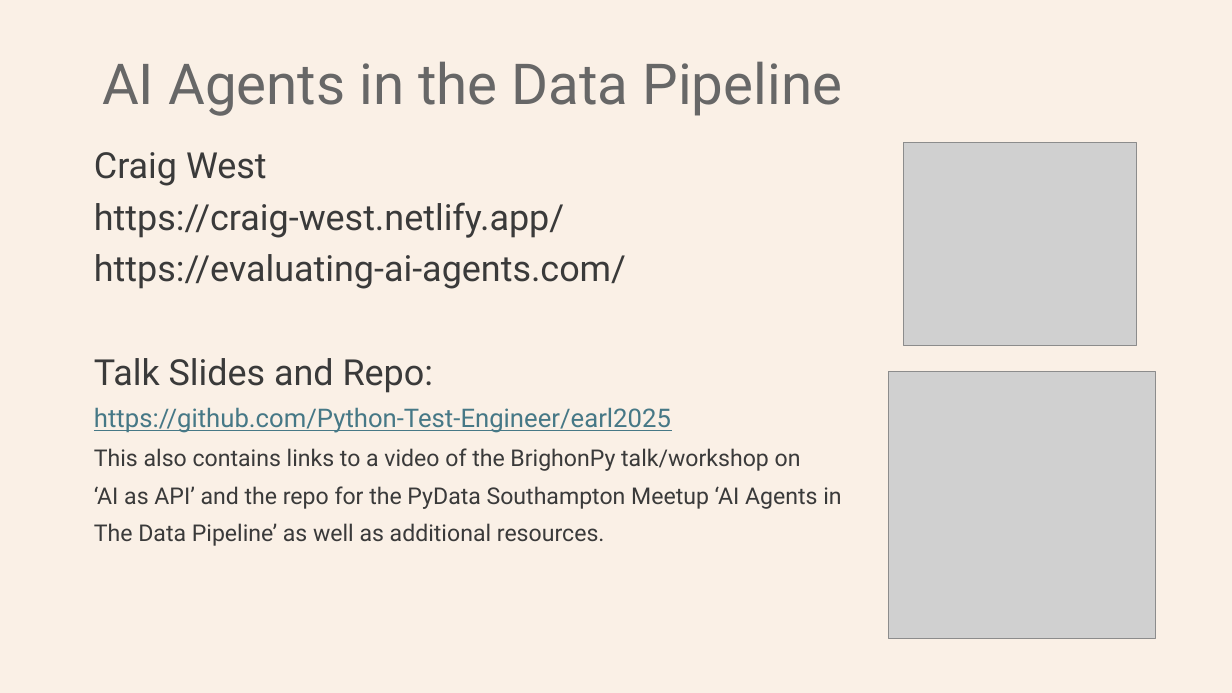
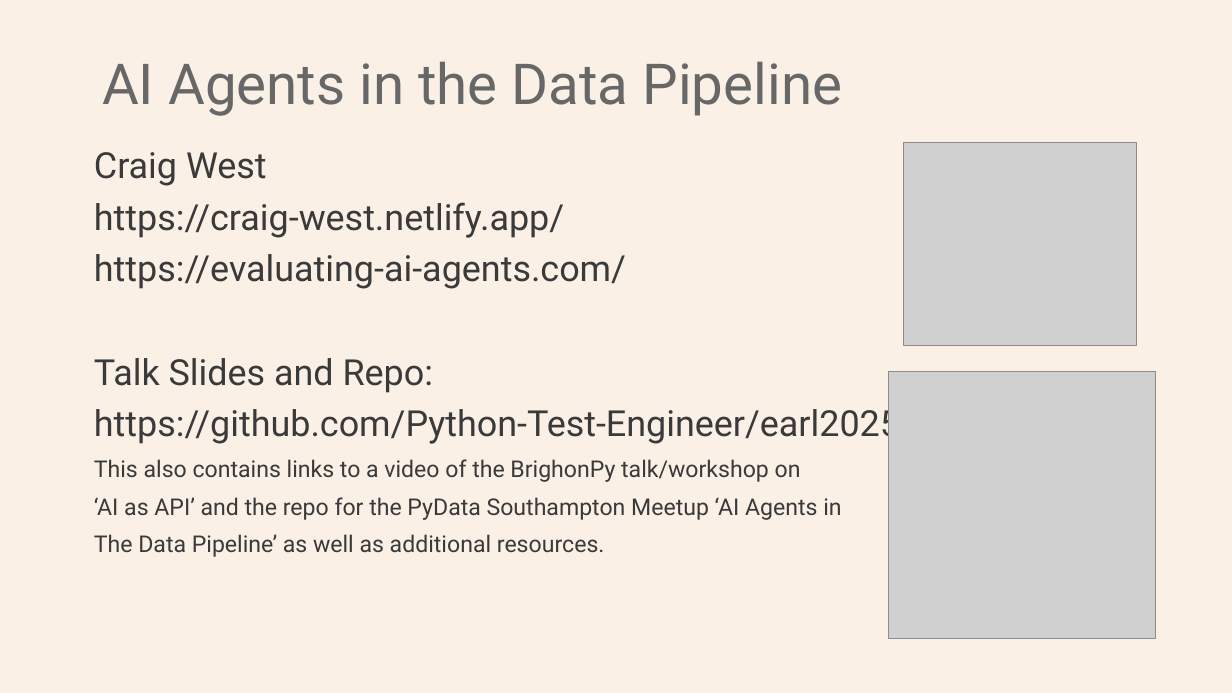
Before and after one commit to Python-Test-Engineer/earl2025, a slide deck: slide 1 of AI_Agents_in_the_Data_Pipeline.pptx. Drawn at 1232x693 pixels with LibreOffice and Linux fonts; fonts in the diff are those of the drawing; grey boxes stand for pictures. Boxes give left, top, right and bottom in pixels: in the first picture for what was removed or moved away, otherwise in the second. Text is boxed around its words. In the diff, an @@ line names an element or a change of style, - is before the commit and + after.

```diff
--- a/AI_Agents_in_the_Data_Pipeline.pptx
+++ b/AI_Agents_in_the_Data_Pipeline.pptx
@@ text at bbox=[94, 403, 900, 445]: size 20 to 28 pt, text colour #467886 to #3A3A3A, underline off in "https://github.com/Python-Test-Engineer/earl2025" @@
```
Also in this commit, not shown: 10 other slides changed, 5 slides added, 1 slide removed, 4 other files.
